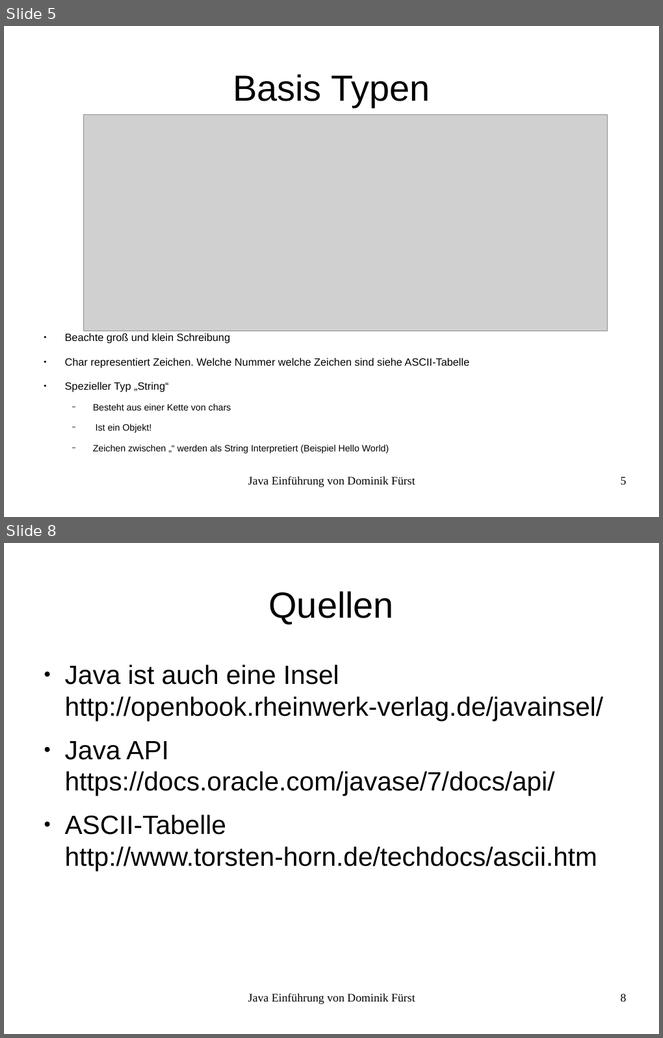
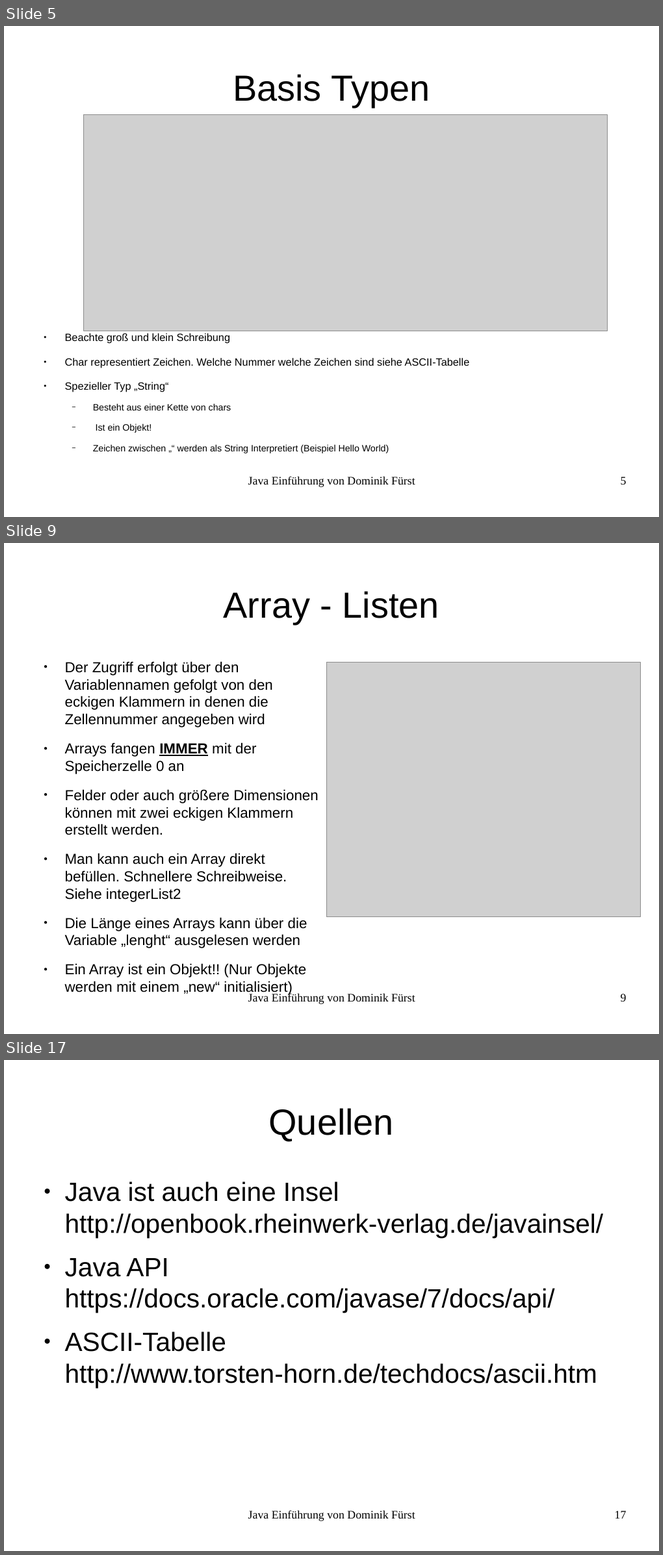
Before and after one commit to Trickels/JavaTutorial, a slide deck: LessonOne/Java_Präsentation.odp. Shown one above the other, each under a label of ours: slides 5 and 8 before the commit, slides 5, 9 and 17 after it; the slides between them are not shown. The pictures are 663x1038 and 663x1555 pixels, drawn with LibreOffice and Linux fonts; fonts in the diff are those of the drawing; grey boxes stand for pictures. Boxes give left, top, right and bottom in pixels: in the first picture for what was removed or moved away, otherwise in the second. Text is boxed around its words. In the diff, an @@ line names an element or a change of style, - is before the commit and + after.

Commit message:
erste Stunde komplett

```diff
--- a/LessonOne/Java_Präsentation.odp
+++ b/LessonOne/Java_Präsentation.odp
@@ slide 9 added at (x1=4, y1=543, x2=659, y2=1034), background #FFFFFF @@
@@ title added at (x1=224, y1=591, x2=440, y2=624), 44 pt, text #000000 @@
+Array - Listen
@@ text added at (x1=65, y1=661, x2=318, y2=995), 17.6 pt, text #000000 @@
+● Der Zugriff erfolgt über den Variablennamen gefolgt von den eckigen Klammern in denen die Zellennummer angegeben wird
+● Arrays fangen IMMER mit der Speicherzelle 0 an
+● Felder oder auch größere Dimensionen können mit zwei eckigen Klammern erstellt werden.
+● Man kann auch ein Array direkt befüllen. Schnellere Schreibweise. Siehe integerList2
+● Die Länge eines Arrays kann über die Variable „lenght“ ausgelesen werden
+● Ein Array ist ein Objekt!! (Nur Objekte werden mit einem „new“ initialisiert)
@@ picture added at (x1=327, y1=663, x2=641, y2=917) @@
@@ text added at (x1=248, y1=993, x2=415, y2=1005), 14 pt, text #000000 @@
+Java Einführung von Dominik Fürst
@@ page number added at (x1=621, y1=994, x2=627, y2=1002), 14 pt, text #000000 @@
+9
@@ what was slide 8 is now slide 17 @@
@@ page number at (x1=615, y1=1511, x2=627, y2=1519): text changed @@
-8
+17
```
Also in this commit, not shown: 3 slides changed, 8 other slides added, 6 other files.
